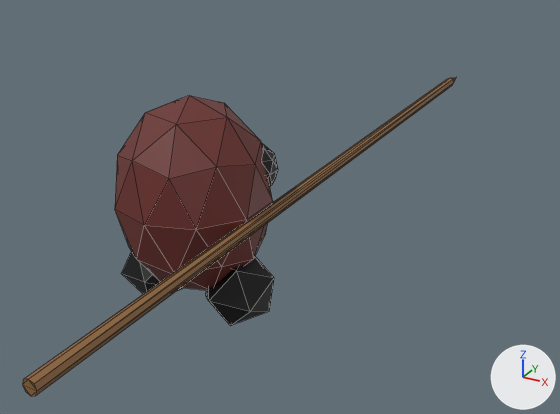
An edit to the glTF model public/models/azuki_spear_frames/stab/stab.f0008.glb, drawn before and after from the same camera.
One viewpoint serves both versions: a 50 mm lens placed at (5.25, -7.32, 5.18), pointed at (-0.07, 2.35, 0.35). Every picture has the same lights, and +X, +Y and +Z are marked at lower right. Mesh edges are drawn as thin lines. Where no turn or scale is listed for an object, it has been applied to the vertices. Vertices at the same position are counted once.

Names of what the first picture shows: 'Body.001'.
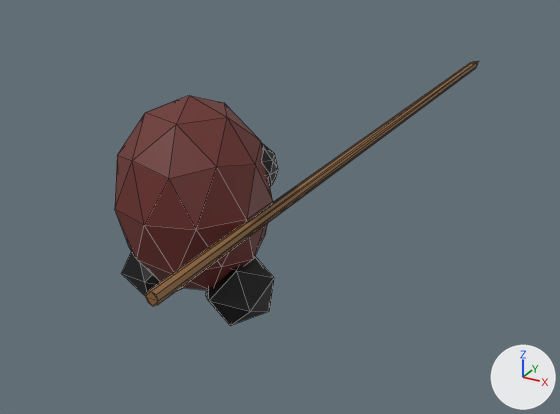
What the commit changed:
me_bodysubnode_001 has 174 vertices, 324 faces and spans x -1.08..1.08, y -3.74..7.82, z -0.15..2.7.
me_bodysubnode_001 is used by ob_body_001; location (0.0, 0.0, 0.0).
me_bodysubnode_001 part 1: the loose piece of 24 vertices spanning x 0.87..1.04, y -3.74..7.82, z 1.22..1.39 is moved by (0.0, 1.62, 0.0).

Location of each change, [x1, y1, x2, y2] in pixels of the pictures (560 x 414 px; the box of a moved part takes in the faces that stretch with it):
'Body.001', reshaped (16% narrower, 17% shorter): before [22, 77, 456, 396]; after [115, 61, 479, 326]
part 1 of me_bodysubnode_001, moved or reshaped: before [22, 77, 456, 396]; after [145, 61, 479, 306]
